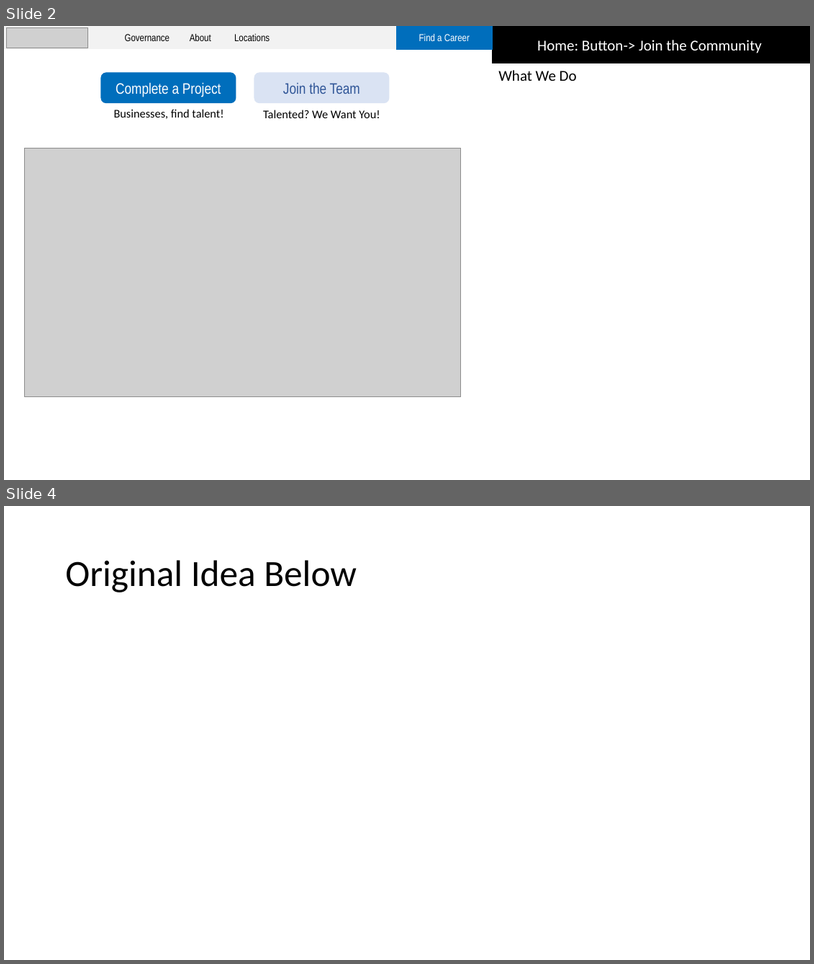
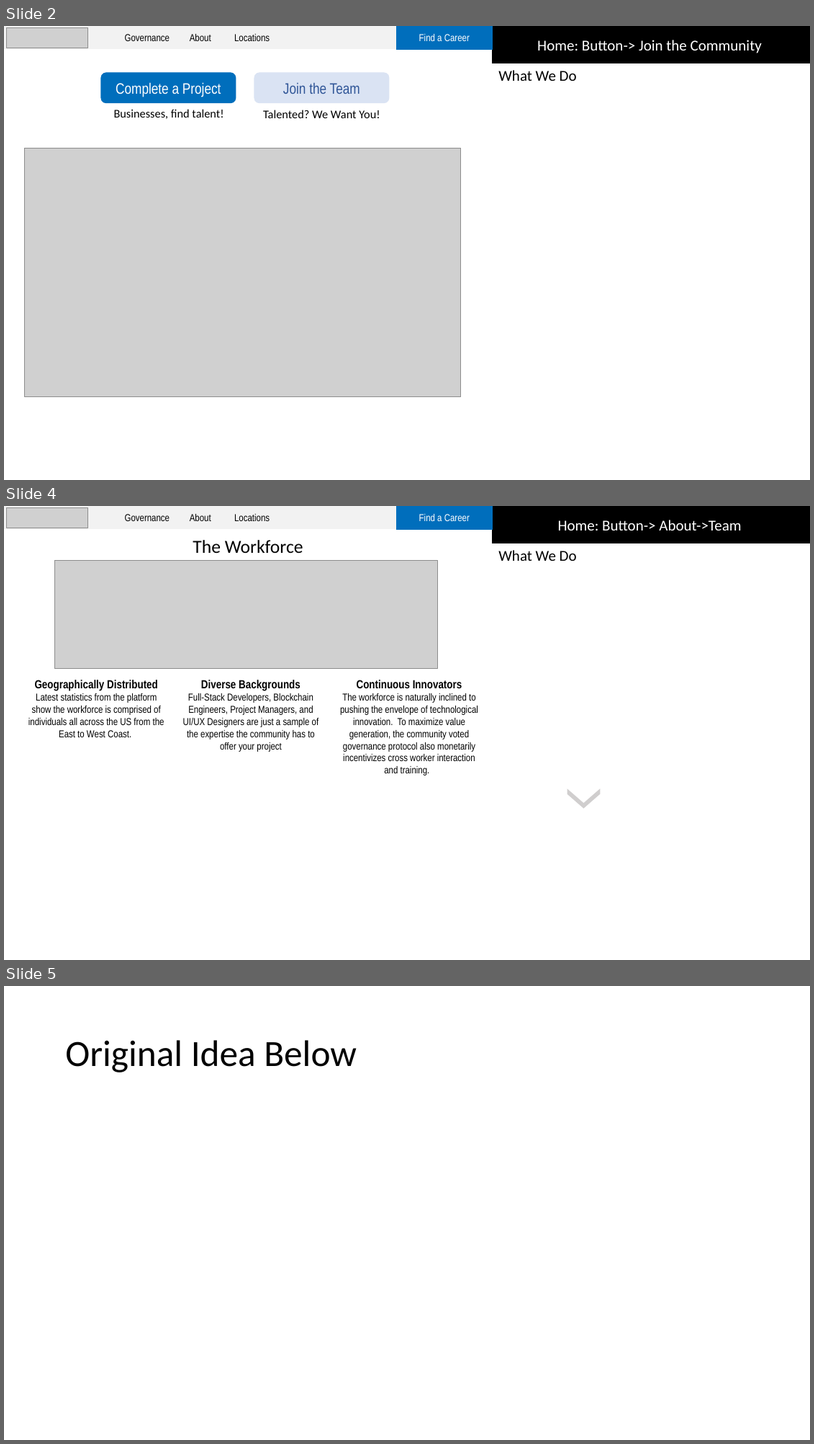
Before and after one commit to sriharikapu/ethdenver2018, a slide deck: static/images/pitch.pptx. Shown one above the other, each under a label of ours: slides 2 and 4 before the commit, slides 2, 4 and 5 after it; the slides between them are not shown. The pictures are 814x964 and 814x1444 pixels, drawn with LibreOffice and Linux fonts; fonts in the diff are those of the drawing; grey boxes stand for pictures; background and template pictures are left out. Boxes give left, top, right and bottom in pixels: in the first picture for what was removed or moved away, otherwise in the second. Text is boxed around its words. In the diff, an @@ line names an element or a change of style, - is before the commit and + after.

Commit message:
team and the workforce added to slidedeck

```diff
--- a/static/images/pitch.pptx
+++ b/static/images/pitch.pptx
@@ slide 4 added at [4,506,810,960], background picture (left out) @@
@@ rectangle added at [4,506,493,529], fill #F2F2F2, outline #F2F2F2 1 pt @@
@@ group added at [6,506,493,529]: 3 texts, 1 picture, 1 rectangle @@
+Find a Career
+Governance
+About
+Locations
@@ rectangle added at [493,506,810,543], fill #000000, outline #000000 1 pt, 18 pt, text #FFFFFF @@
+Home: Button-> About->Team
@@ text added at [193,540,304,553], 22 pt, text #000000 @@
+The Workforce
@@ picture added at [54,561,437,669] @@
@@ text added at [499,550,577,561], 18 pt, text #000000 @@
+What We Do
@@ text added at [28,680,165,737], 12 pt, text #000000 @@
+Geographically Distributed
+Latest statistics from the platform show the workforce is comprised of individuals all across the US from the East to West Coast.
@@ text added at [183,680,319,752], 12 pt, text #000000 @@
+Diverse Backgrounds
+Full-Stack Developers, Blockchain Engineers, Project Managers, and UI/UX Designers are just a sample of the expertise the community has to offer your project
@@ text added at [340,680,478,775], 12 pt, text #000000 @@
+Continuous Innovators
+The workforce is naturally inclined to pushing the envelope of technological innovation. To maximize value generation, the community voted governance protocol also monetarily incentivizes cross worker interaction and training.
@@ chevron added at [568,788,601,808], fill #D0CECE @@
@@ what was slide 4 is now slide 5 @@
```
Also in this commit, not shown: 1 slide changed.
